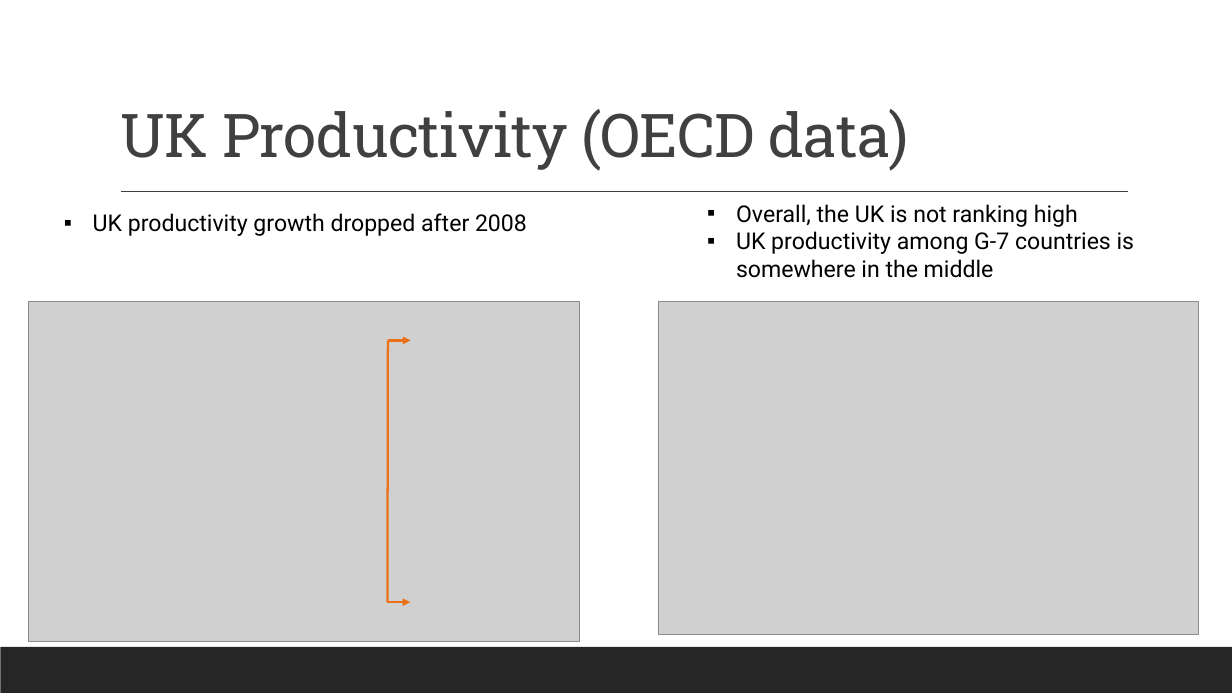
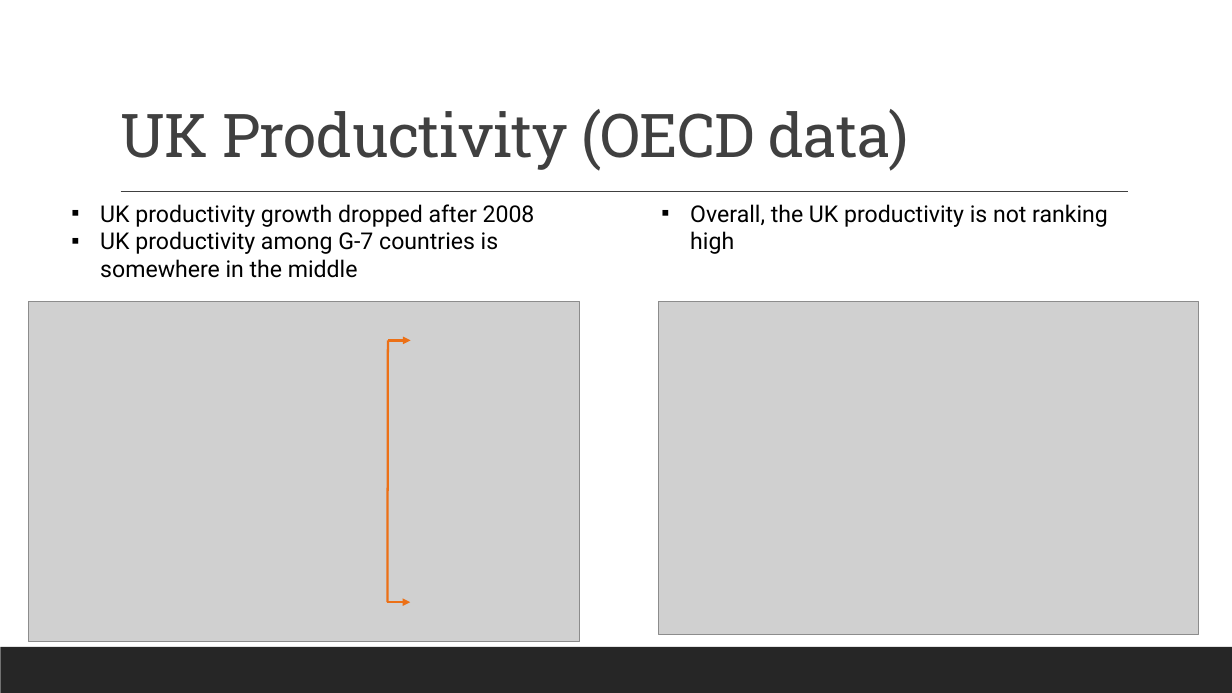
Before and after one commit to JohnHios/final_project, a slide deck: slide 6 of deloitte_investment_project/outputs/Deloitte_Investment_Project_JohnHios.pptx. Drawn at 1232x693 pixels with LibreOffice and Linux fonts; fonts in the diff are those of the drawing; grey boxes stand for pictures. Boxes give left, top, right and bottom in pixels: in the first picture for what was removed or moved away, otherwise in the second. Text is boxed around its words. In the diff, an @@ line names an element or a change of style, - is before the commit and + after.

```diff
--- a/deloitte_investment_project/outputs/Deloitte_Investment_Project_JohnHios.pptx
+++ b/deloitte_investment_project/outputs/Deloitte_Investment_Project_JohnHios.pptx
@@ text "UK productivity growth dropped after ..." moved from (x1=93, y1=213, x2=527, y2=236) to (x1=100, y1=204, x2=535, y2=278) @@
@@ text at (x1=690, y1=204, x2=1108, y2=254): text changed @@
-▪ Overall, the UK is not ranking high
-▪ UK productivity among G-7 countries is somewhere in the middle
+▪ Overall, the UK productivity is not ranking high
@@ text at (x1=100, y1=231, x2=499, y2=278): paragraph added @@
+▪ UK productivity among G-7 countries is somewhere in the middle
```
Also in this commit, not shown: 6 other slides changed, 2 slides added, 4 other files.
